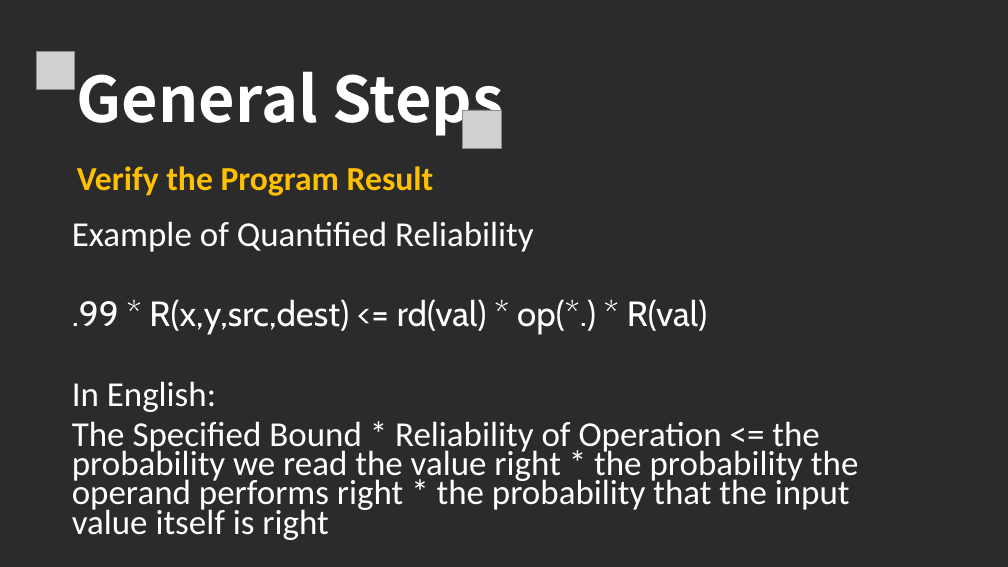
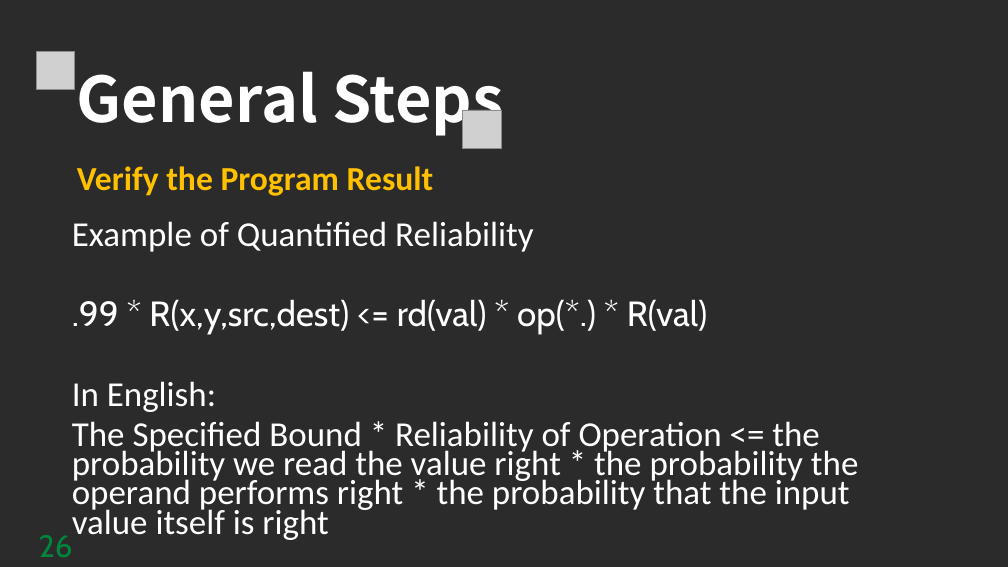
Before and after one commit to LoloMarty/2024-, a slide deck: slide 41 of CS4630/Approximate Computing.pptx. Drawn at 1008x567 pixels with LibreOffice and Linux fonts; fonts in the diff are those of the drawing; grey boxes stand for pictures; background and template pictures are left out; a plain dark background stands for a picture behind light text. Boxes give left, top, right and bottom in pixels: in the first picture for what was removed or moved away, otherwise in the second. Text is boxed around its words. In the diff, an @@ line names an element or a change of style, - is before the commit and + after.

```diff
--- a/CS4630/Approximate Computing.pptx
+++ b/CS4630/Approximate Computing.pptx
@@ text added at (x1=39, y1=535, x2=73, y2=557), 29.6 pt, text #00863D @@
+26
```
Also in this commit, not shown: 40 other slides changed, 1 other file.
